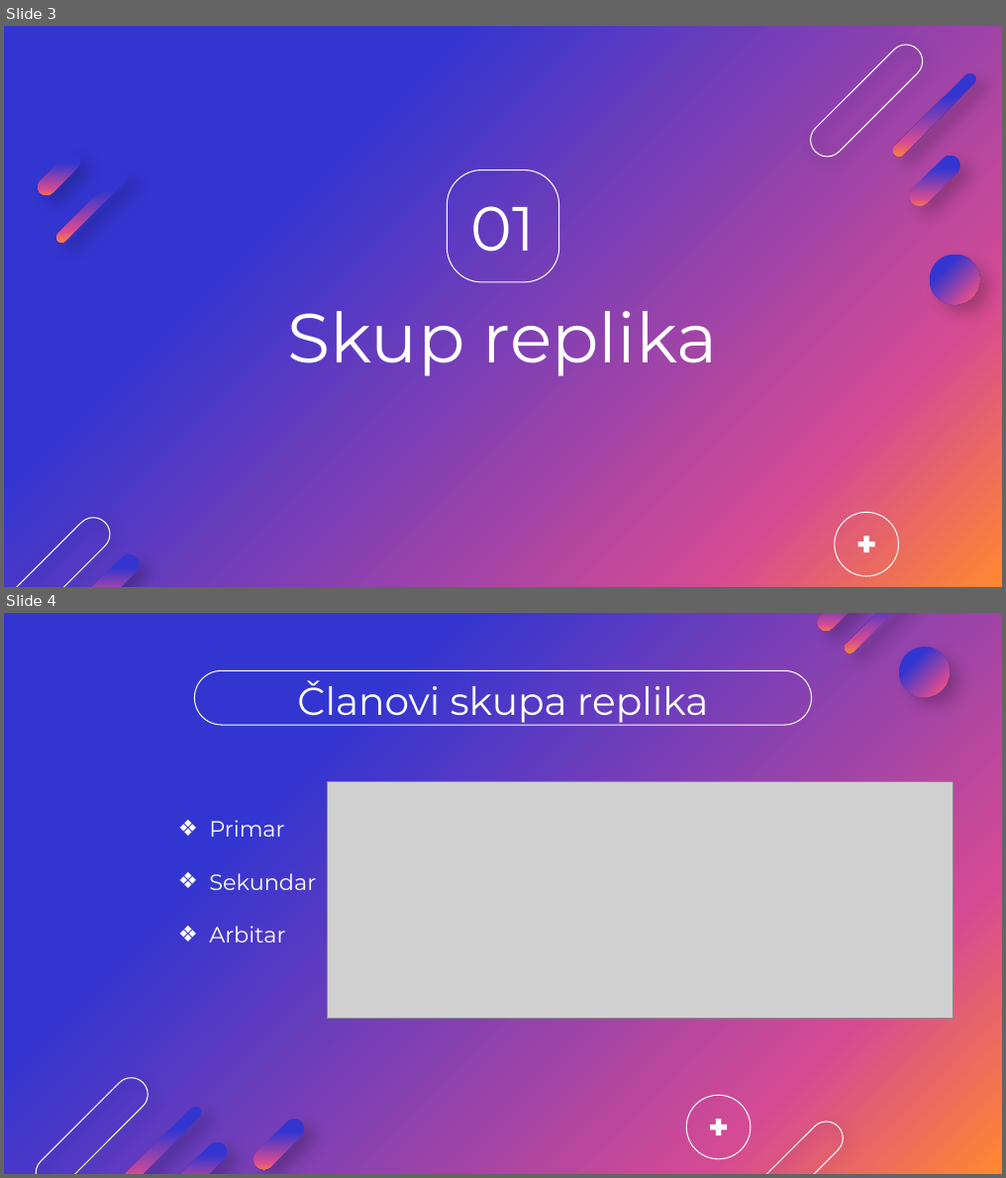
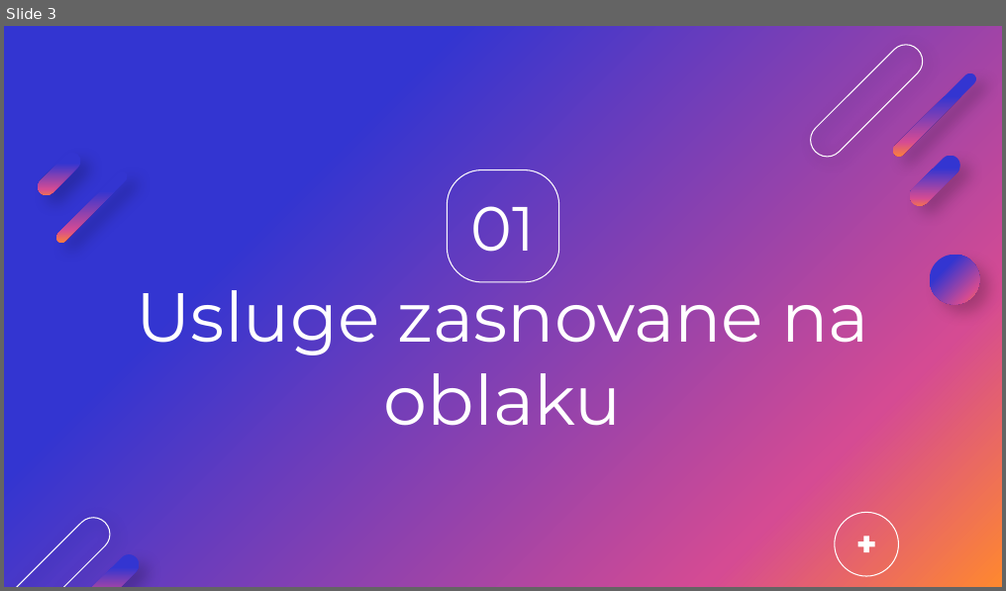
Before and after one commit to davidbosnic/SBP, a slide deck: 3/sbp3.pptx. Shown one above the other, each under a label of ours: slides 3 and 4 before the commit, slide 3 after it. The pictures are 1006x1178 and 1006x591 pixels, drawn with LibreOffice and Linux fonts; fonts in the diff are those of the drawing; grey boxes stand for pictures; background and template pictures are left out. Boxes give left, top, right and bottom in pixels: in the first picture for what was removed or moved away, otherwise in the second. Text is boxed around its words. In the diff, an @@ line names an element or a change of style, - is before the commit and + after.

```diff
--- a/3/sbp3.pptx
+++ b/3/sbp3.pptx
@@ slide 4 removed at (4, 613, 1002, 1174), background gradient #3335D1 to #D54B93 to #FF882F @@
@@ rounded rectangle removed at (814, 613, 863, 634) @@
@@ rounded rectangle removed at (843, 613, 918, 655) @@
@@ rounded rectangle removed at (195, 670, 811, 725) @@
@@ ellipse removed at (899, 647, 949, 697) @@
@@ title removed at (297, 680, 709, 725) @@
-Članovi skupa replika
@@ picture removed at (328, 781, 953, 1018) @@
@@ text removed at (209, 820, 316, 943) @@
-❖ Primar
-❖ Sekundar
-❖ Arbitar
@@ rounded rectangle removed at (29, 1071, 154, 1174) @@
@@ rounded rectangle removed at (116, 1104, 204, 1174) @@
@@ rounded rectangle removed at (251, 1115, 309, 1173) @@
@@ ellipse removed at (686, 1095, 750, 1158) @@
@@ plus sign removed at (708, 1116, 731, 1139) @@
@@ rounded rectangle removed at (724, 1116, 849, 1174) @@
@@ rounded rectangle removed at (172, 1138, 231, 1174) @@
@@ slide 3 changed as well @@
@@ title at (136, 274, 869, 426): text changed @@
-Skup replika
+Usluge zasnovane na oblaku
```
Also in this commit, not shown: 4 other slides changed, 11 slides added, 10 other slides removed.
